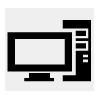
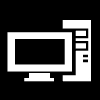
Revision of a layered 100 x 100 image; what changed, layer by layer:
painted on "Pasted Layer" over (x1=5, y1=8, x2=94, y2=91)
painted on "Background" over (x1=0, y1=0, x2=100, y2=100)
